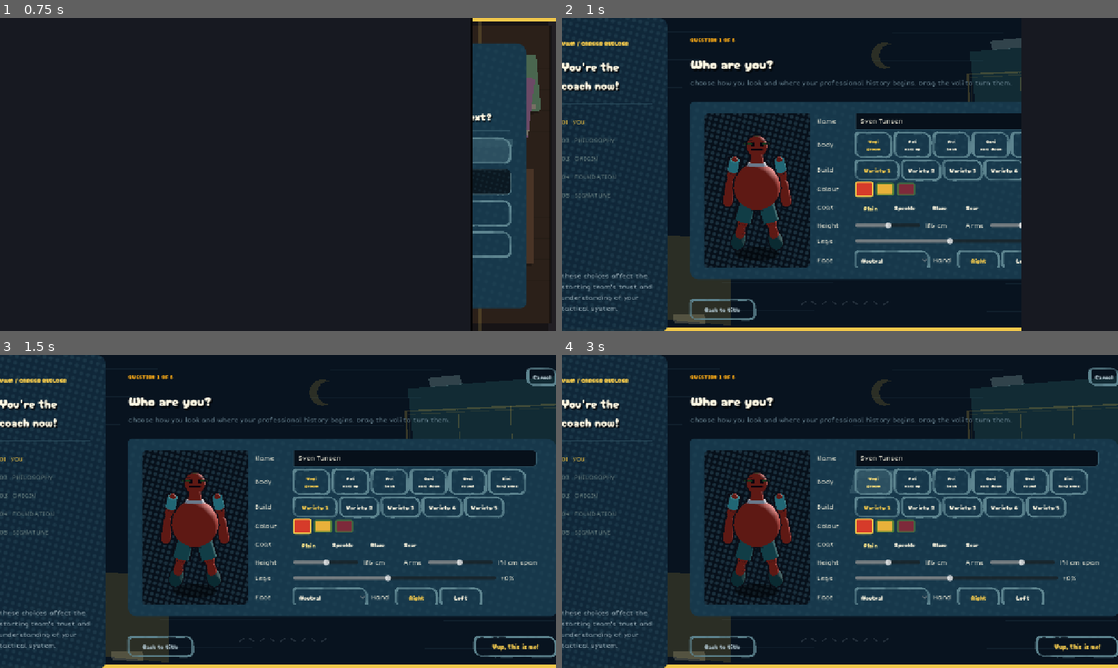
Above: before the commit, frames 1-4 (two rows, left to right).
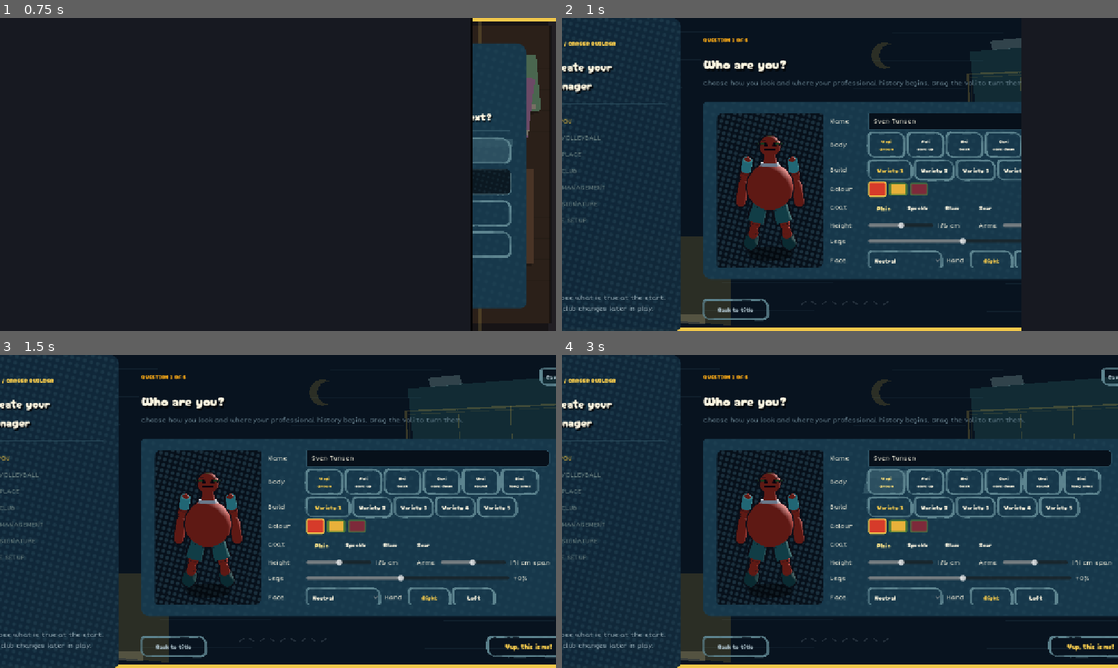
Above: after the commit, the same moments.

Repository: iracarranza/volley-world-manager
Game: Godot game, scene res://scenes/application.tscn
Same seed, same stepped clock (60 frames per second), same inputs: the game is played once before the commit and once after it.
Inputs (mouse positions are in pixels of both pictures, inside the frame that each line leads up to):
- Up to frame 1 (0.75 s): click "01 NEW CAREER" at 0.5 s
- Up to frame 2 (1 s): no input
- Up to frame 3 (1.5 s): click (517, 630) at 1.25 s, where only the run after the commit has a clickable "You're new to this"
- Up to frame 4 (3 s): click (1079, 630) at 2 s, where only the run after the commit has a clickable "You're new to this"; click "Vegi grown" at 2.75 s

Frame 1 is identical in both runs. In frame 2, 14% of the frame differs, in the area x 0-83%, y 0-100%; in frame 3, 16%; in frame 4, 16%, in the area x 0-100%, y 0-100%.
Error before the commit: Invalid assignment of property or key 'text' with value of type 'String' on a base object of type 'null instance'. (res://scenes/screens/new_career_screen_v2.g…

Commit message:
Expose inherited builder nodes to v2 script

Diff:
--- a/scenes/screens/new_career_screen_v2.tscn
+++ b/scenes/screens/new_career_screen_v2.tscn
@@ -5,3 +5,21 @@
 
 [node name="NewCareerScreen" instance=ExtResource("1_base")]
 script = ExtResource("2_script")
+
+[node name="RailTitle" parent="Layout/Rail/RailMargin/RailContent"]
+unique_name_in_owner = true
+
+[node name="RailHint" parent="Layout/Rail/RailMargin/RailContent"]
+unique_name_in_owner = true
+
+[node name="QuestionMargin" parent="Layout/MainMargin/Main/QuestionPanel"]
+unique_name_in_owner = true
+
+[node name="IdentityHeader" parent="Layout/MainMargin/Main/QuestionPanel/QuestionMargin/IdentityStep"]
+unique_name_in_owner = true
+
+[node name="SaveLabel" parent="Layout/MainMargin/Main/QuestionPanel/QuestionMargin/NamesStep/Fields"]
+unique_name_in_owner = true
+
+[node name="OrgLabel" parent="Layout/MainMargin/Main/QuestionPanel/QuestionMargin/NamesStep/Fields"]
+unique_name_in_owner = true
